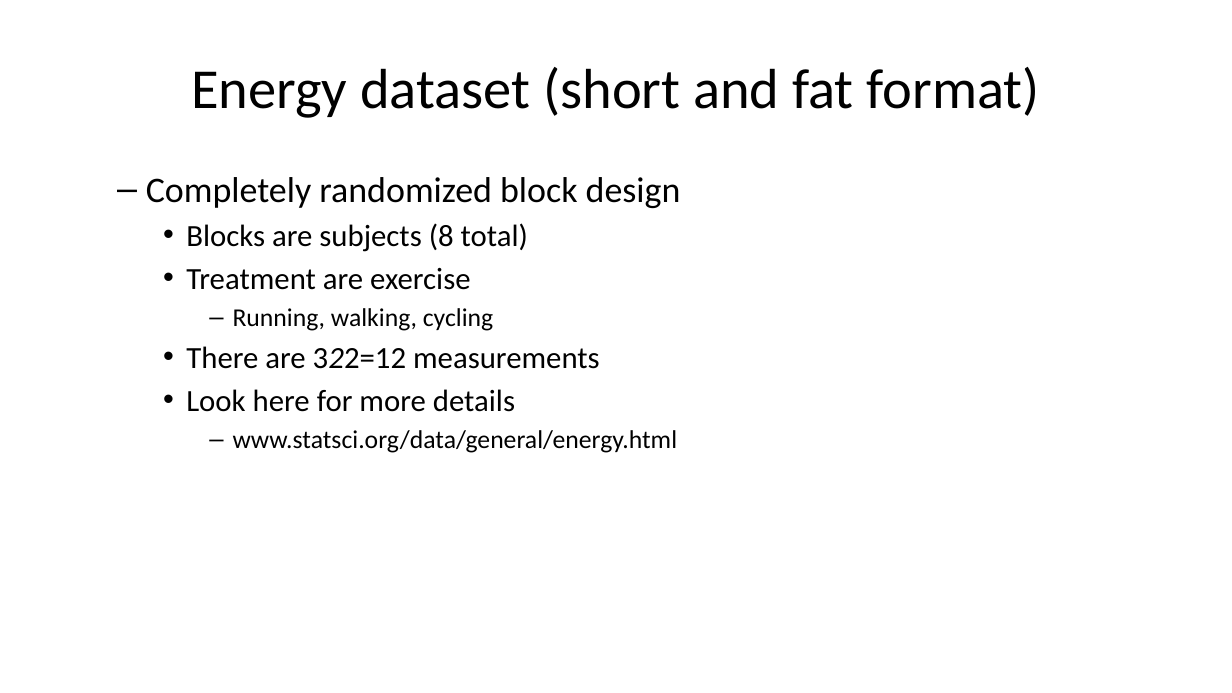
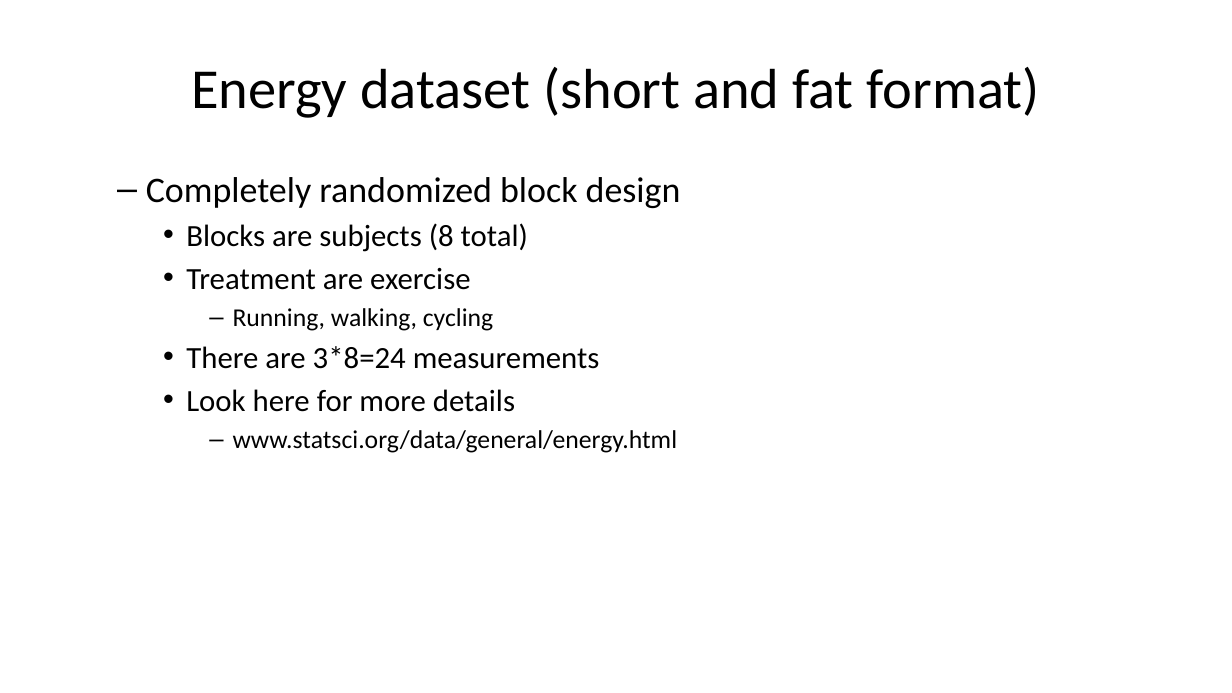
Before and after one commit to pmean/classes, a slide deck: slide 11 of introduction-to-r/results/v06-slides-and-speaker-notes.pptx. Drawn at 1232x693 pixels with LibreOffice and Linux fonts; fonts in the diff are those of the drawing. Boxes give left, top, right and bottom in pixels: in the first picture for what was removed or moved away, otherwise in the second. Text is boxed around its words. In the diff, an @@ line names an element or a change of style, - is before the commit and + after.

```diff
--- a/introduction-to-r/results/v06-slides-and-speaker-notes.pptx
+++ b/introduction-to-r/results/v06-slides-and-speaker-notes.pptx
@@ text at [186, 346, 600, 369]: text changed @@
-    • There are 322=12 measurements
+    • There are 3*8=24 measurements
```
Also in this commit, not shown: 15 other slides changed, 2 slides added, 5 other files.
